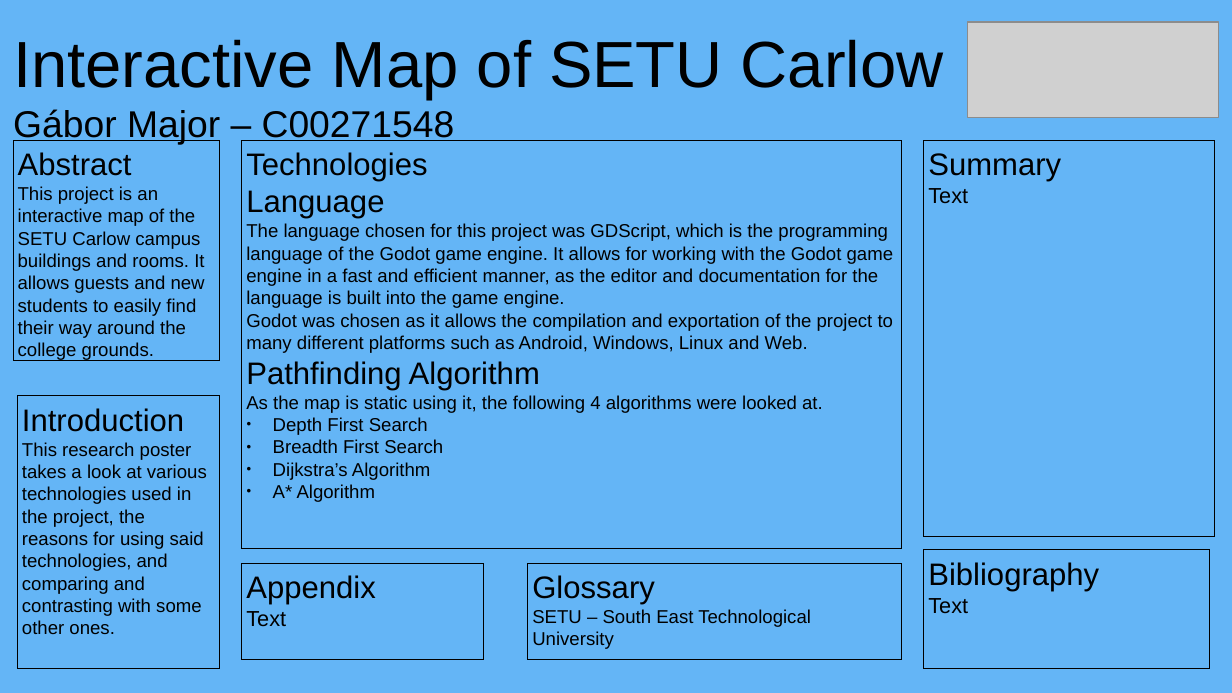
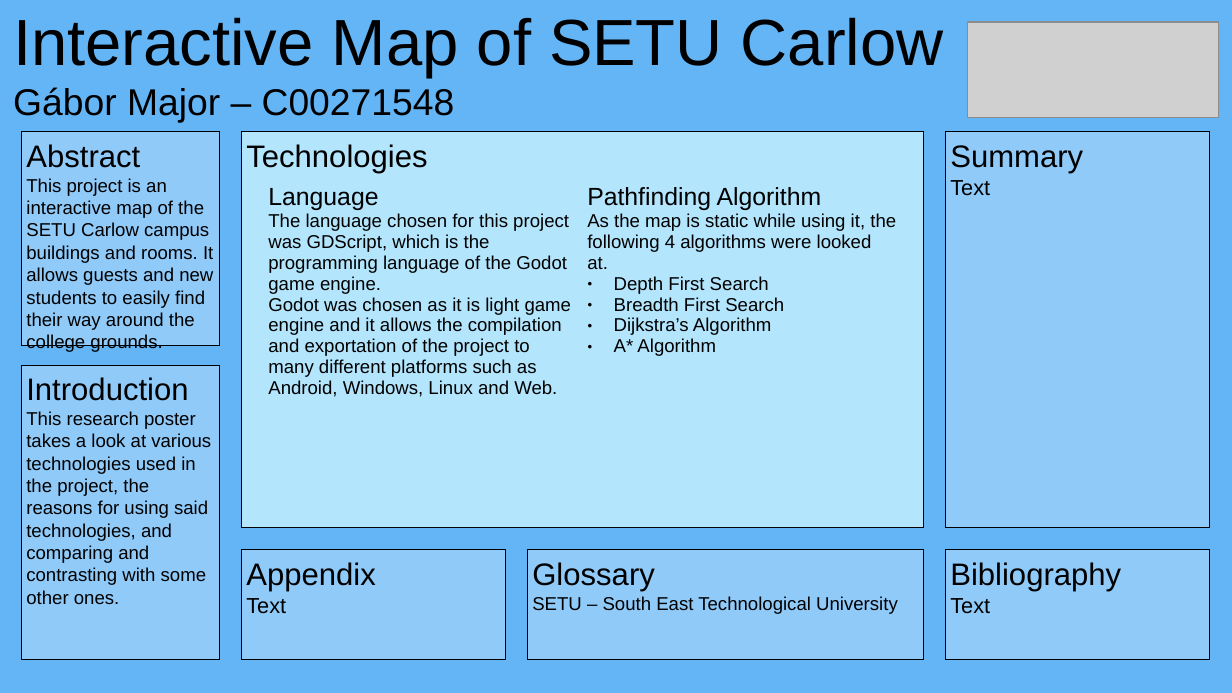
Before and after one commit to NotYetTerminal/Interactive-Map-SETU-Carlow, a slide deck: slide 1 of Project Documents/Interactive_Map_Research_Project.odp. Drawn at 1232x693 pixels with LibreOffice and Linux fonts; fonts in the diff are those of the drawing; grey boxes stand for pictures. Boxes give left, top, right and bottom in pixels: in the first picture for what was removed or moved away, otherwise in the second. Text is boxed around its words. In the diff, an @@ line names an element or a change of style, - is before the commit and + after.

Commit message:
Update on Research Poster

```diff
--- a/Project Documents/Interactive_Map_Research_Project.odp
+++ b/Project Documents/Interactive_Map_Research_Project.odp
@@ title "Interactive Map of SETU Carlow ...": place and size @@
-title "Interactive Map of SETU Carlow ..." at [13,39,944,145]
+title "Interactive Map of SETU Carlow ..." at [13,17,944,123]
@@ subtitle "Abstract": place and size @@
-subtitle "Abstract" at [13,140,220,360]
+subtitle "Abstract" at [22,132,220,345]
@@ rectangle "Technologies": place and size @@
-rectangle "Technologies" at [243,140,903,548]
+rectangle "Technologies" at [243,132,925,528]
@@ rectangle "Technologies" at [243,132,925,528]: fill none to #B3E5FC @@
@@ rectangle "Summary": place and size @@
-rectangle "Summary" at [925,140,1215,537]
+rectangle "Summary" at [946,132,1210,528]
@@ table added at [264,178,901,506], 1 rows, 2 columns @@
+Language / The language chosen for this project was GDScript, which is the programming language of the Godot game engine. / Godot was chosen as it is light game engine and it allows the compilation and exportation of the project to many different platforms such as Android, Windows, Linux and Web. | Pathfinding Algorithm / As the map is static while using it, the following 4 algorithms were looked at. / Depth First Search / Breadth First Search / Dijkstra’s Algorithm / A* Algorithm
@@ text in rectangle at [246,190,894,502]: paragraphs removed @@
-Language
-The language chosen for this project was GDScript, which is the programming language of the Godot game engine. It allows for working with the Godot game engine in a fast and efficient manner, as the editor and documentation for the language is built into the game engine.
-Godot was chosen as it allows the compilation and exportation of the project to many different platforms such as Android, Windows, Linux and Web.
-Pathfinding Algorithm
-As the map is static using it, the following 4 algorithms were looked at.
-● Depth First Search
-● Breadth First Search
-● Dijkstra’s Algorithm
-● A* Algorithm
@@ rectangle "Introduction": place and size @@
-rectangle "Introduction" at [18,396,220,669]
+rectangle "Introduction" at [22,366,220,661]
@@ fill none to #90CAF9 in 6 elements at [946,132,1210,528], [22,132,220,345], [946,550,1210,660], [528,550,923,660], [22,366,220,661], [243,550,506,660] @@
@@ rectangle "Appendix": place and size @@
-rectangle "Appendix" at [243,563,485,661]
+rectangle "Appendix" at [243,550,506,660]
@@ rectangle "Glossary": place and size @@
-rectangle "Glossary" at [528,563,902,661]
+rectangle "Glossary" at [528,550,923,660]
@@ rectangle "Bibliography": place and size @@
-rectangle "Bibliography" at [925,550,1211,669]
+rectangle "Bibliography" at [946,550,1210,660]
```
Also in this commit, not shown: 1 other file.
